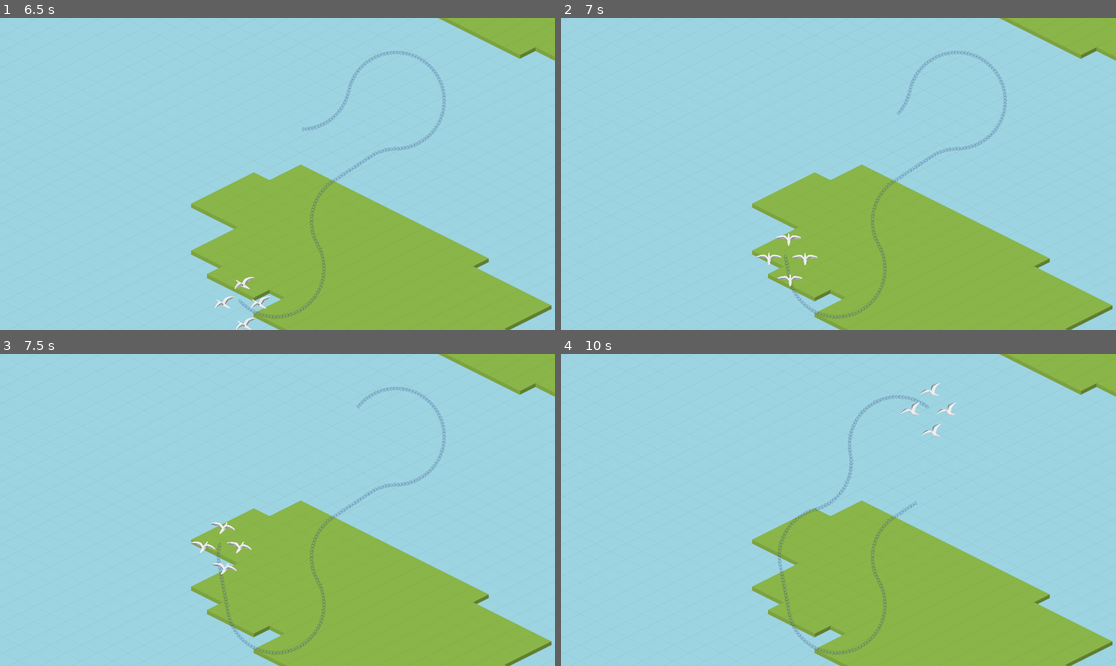
Above: before the commit, frames 1-4 (two rows, left to right).
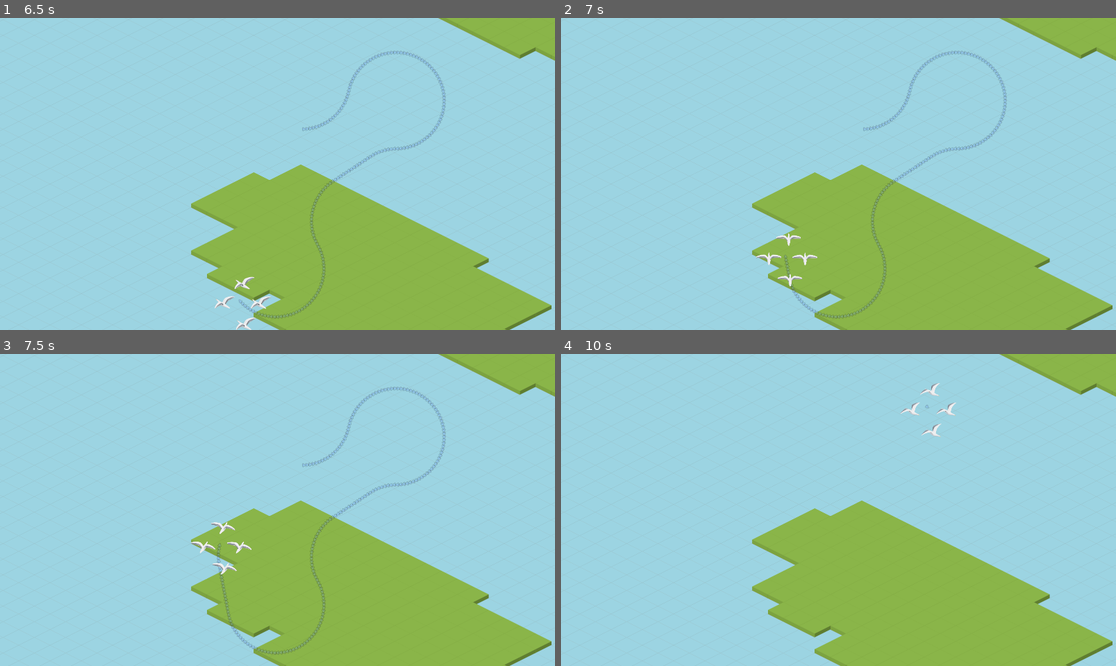
Above: after the commit, the same moments.

Repository: namatoj/nordicgamejam2024_seagull
Game: Godot game, scene res://scenes/title_screen.tscn
Same seed, same stepped clock (60 frames per second), same inputs: the game is played once before the commit and once after it.
Inputs (mouse positions are in pixels of both pictures, inside the frame that each line leads up to):
- Up to frame 1 (6.5 s): click "Start" at 0.5 s; move the mouse to (399, 158) at 1.27 s; move the mouse to (166, 189) at 2.02 s; move the mouse to (333, 105) at 2.77 s; move the mouse to (249, 236) at 3.52 s; move the mouse to (444, 220) at 4.27 s; move the mouse to (111, 127) at 5.02 s; move the mouse to (305, 174) at 5.77 s
- Up to frame 2 (7 s): move the mouse to (755, 96) at 6.52 s
- Up to frame 3 (7.5 s): move the mouse to (399, 494) at 7.27 s
- Up to frame 4 (10 s): move the mouse to (727, 525) at 8.02 s; move the mouse to (894, 441) at 8.77 s; move the mouse to (810, 572) at 9.52 s

Frame 1 is identical in both runs. In frame 2, less than 0.1% of the frame differs, in the area x 54-61%, y 30-37%; in frame 3, less than 0.1%; in frame 4, 0.7%, in the area x 39-66%, y 13-97%.

Commit message:
Moved looping detection logic to level_1.gd

Diff:
--- a/entities/seagull/player_flock.gd
+++ b/entities/seagull/player_flock.gd
@@ -9,6 +9,7 @@
 @export var speed = 400
 @export var rotation_speed = 2
 @export var trail_length = 20
+@export var distance_between_markers = 10
 
 var rotation_radians = 0
 var target = Vector2.ZERO
@@ -37,10 +38,6 @@
 	rotation_radians = map_radians_to_circle(rotate_toward(rotation_radians, angle_to_mouse, delta * rotation_speed))
 	acc_rotation += rotation_radians - old_rotation
 
-	#if abs(acc_rotation) > 2 * PI:
-		#print("loop happened")
-		#acc_rotation = 0
-
 	var velocity = Vector2.from_angle(rotation_radians) * speed
 	position += velocity * delta
 	update_seagulls()
@@ -53,7 +50,7 @@
 		trail_marker_positions.clear()
 
 func should_add_trail_marker():
-	if last_trail_marker_pos.distance_to(position) > 10:
+	if last_trail_marker_pos.distance_to(position) > distance_between_markers:
 		last_trail_marker_pos = position
 		trail_marker_positions.push_back(position)
 		print(len(trail_marker_positions))
--- a/entities/trail_marker.gd
+++ b/entities/trail_marker.gd
@@ -1,5 +1 @@
 extends Sprite2D
-
-
-func _on_timer_timeout():
-	queue_free()
--- a/entities/trail_marker.tscn
+++ b/entities/trail_marker.tscn
@@ -9,10 +9,3 @@
 scale = Vector2(2, 2)
 texture = ExtResource("1_tkinv")
 script = ExtResource("2_5ukev")
-
-[node name="Timer" type="Timer" parent="."]
-wait_time = 6.0
-one_shot = true
-autostart = true
-
-[connection signal="timeout" from="Timer" to="." method="_on_timer_timeout"]
--- a/scripts/level_1.gd
+++ b/scripts/level_1.gd
@@ -1,5 +1,7 @@
 extends Node2D
 var trail_marker = preload("res://entities/trail_marker.tscn")
+
+var trail_markers = []
 
 # Called when the node enters the scene tree for the first time.
 func _ready():
@@ -8,11 +10,29 @@
 
 # Called every frame. 'delta' is the elapsed time since the previous frame.
 func _process(delta):
-	pass
+
+	if trail_has_loop():
+		for trail_marker in trail_markers:
+
+			trail_marker.queue_free()
+		trail_markers.clear()
+
+func trail_has_loop():
+	for i in len(trail_markers) - 1:
+		# + 2 since we dont want to compare to itself and we dont
+		# want to compare to the immediate neighbour. (That will always match)
+		for j in range(i+2, len(trail_markers) - 1):
+			if Geometry2D.segment_intersects_segment(
+				trail_markers[i].position, trail_markers[i+1].position,
+				trail_markers[j].position, trail_markers[j+1].position
+			):
+				return true
+	return false
 
 
 func _on_player_flock_place_marker(position, rotation):
 	var marker = trail_marker.instantiate()
 	marker.position = position
 	marker.rotation = rotation
+	trail_markers.append(marker)
 	add_child(marker)
Not shown: 1 places in entities/trail_marker.tscn that only renumber resources
